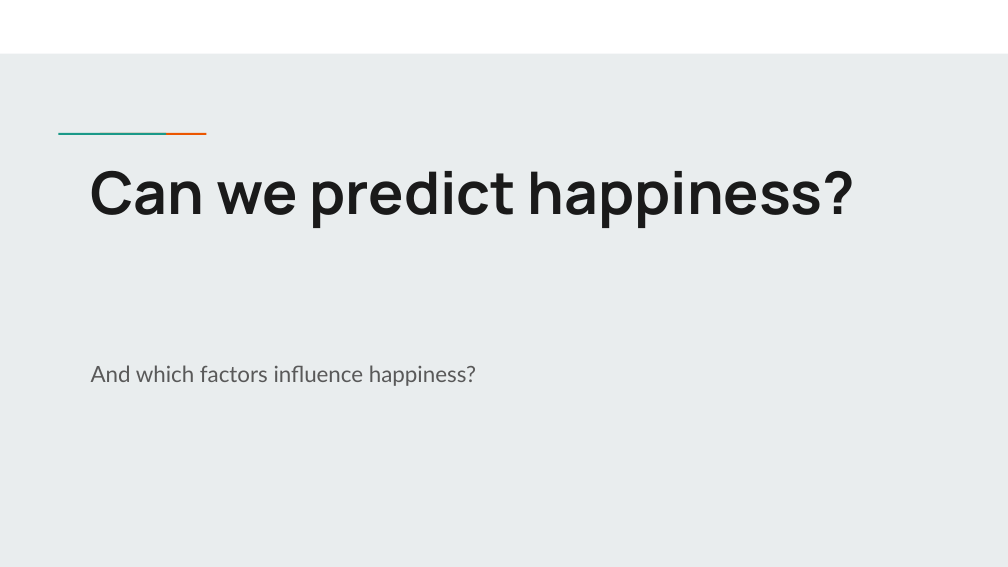
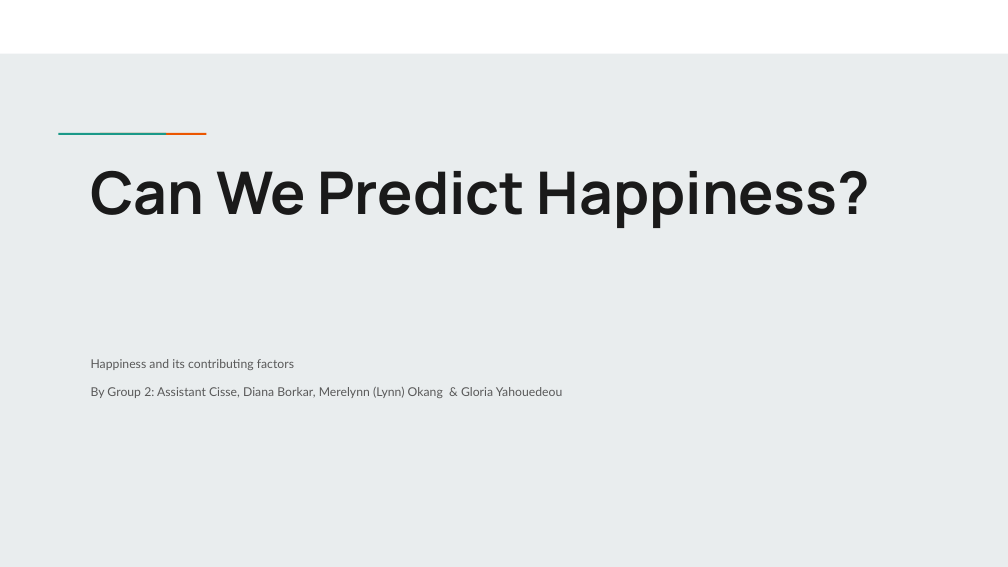
Before and after one commit to GloriaY007/Final-Group-Project-, a slide deck: slide 1 of Resources/Can we predict happiness.pptx. Drawn at 1008x567 pixels with LibreOffice and Linux fonts; fonts in the diff are those of the drawing. Boxes give left, top, right and bottom in pixels: in the first picture for what was removed or moved away, otherwise in the second. Text is boxed around its words. In the diff, an @@ line names an element or a change of style, - is before the commit and + after.

Commit message:
Updated presentation

```diff
--- a/Resources/Can we predict happiness.pptx
+++ b/Resources/Can we predict happiness.pptx
@@ title at (90,171,870,228): text changed @@
-Can we predict happiness?
+Can We Predict Happiness?
@@ subtitle at (91,359,562,398): text changed; size 16 to 8.7 pt @@
-And which factors influence happiness?
+Happiness and its contributing factors
+By Group 2: Assistant Cisse, Diana Borkar, Merelynn (Lynn) Okang & Gloria Yahouedeou
```
Also in this commit, not shown: 14 slides added.
